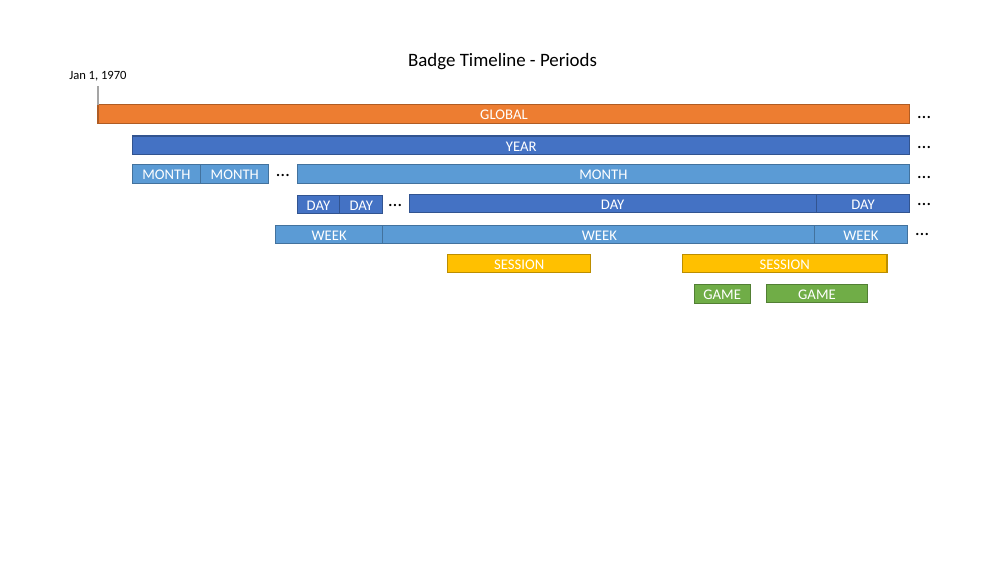
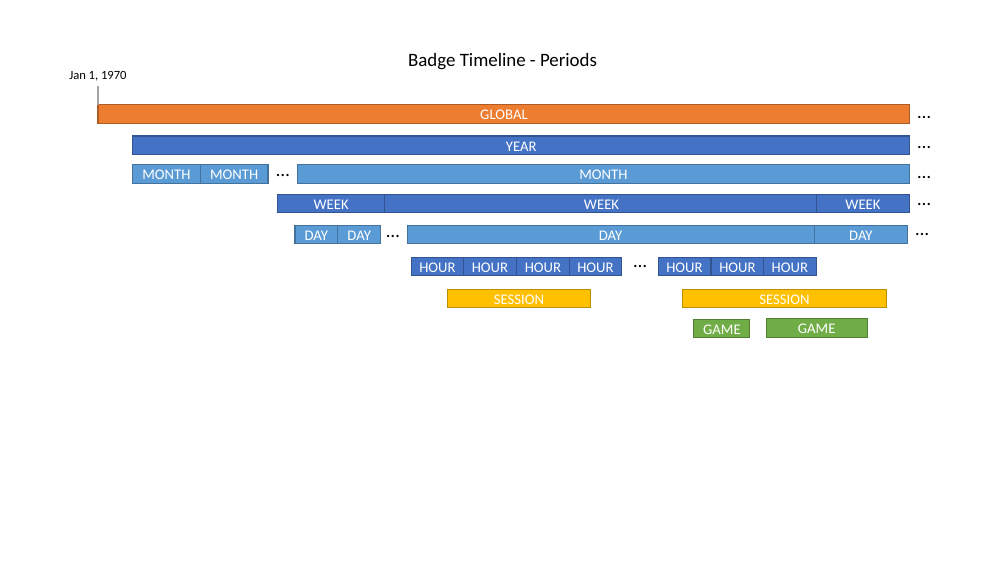
Before and after one commit to rmtuckerphx/badgerific, a slide deck: slide 1 of badges.pptx. Drawn at 1008x567 pixels with LibreOffice and Linux fonts; fonts in the diff are those of the drawing. Boxes give left, top, right and bottom in pixels: in the first picture for what was removed or moved away, otherwise in the second. Text is boxed around its words. In the diff, an @@ line names an element or a change of style, - is before the commit and + after.

```diff
--- a/badges.pptx
+++ b/badges.pptx
@@ rectangle "WEEK": place and size @@
-rectangle "WEEK" at box(276, 225, 383, 243)
+rectangle "WEEK" at box(278, 194, 385, 212)
@@ rectangle "WEEK": place and size @@
-rectangle "WEEK" at box(383, 225, 816, 243)
+rectangle "WEEK" at box(385, 194, 818, 212)
@@ fill #5B9BD5 to #4472C4; outline #43739E 1 pt to #325491 1 pt in 3 elements at box(278, 194, 385, 212), box(385, 194, 818, 212), box(817, 194, 910, 212) @@
@@ rectangle "WEEK": place and size @@
-rectangle "WEEK" at box(814, 225, 908, 243)
+rectangle "WEEK" at box(817, 194, 910, 212)
@@ 3 rectangles, 1 text: place and size @@
-3 rectangles, 1 text at box(297, 184, 816, 214)
+3 rectangles, 1 text at box(295, 214, 814, 244)
@@ fill #4472C4 to #5B9BD5; outline #325491 1 pt to #43739E 1 pt in 4 elements at box(295, 225, 338, 243), box(338, 225, 381, 243), box(408, 225, 814, 243), box(814, 225, 908, 243) @@
@@ rectangle "DAY": place and size @@
-rectangle "DAY" at box(817, 194, 910, 212)
+rectangle "DAY" at box(814, 225, 908, 243)
@@ rectangle added at box(411, 257, 464, 275), fill #4472C4, outline #325491 1 pt, 14 pt, text #FFFFFF @@
+HOUR
@@ rectangle added at box(464, 257, 516, 275), fill #4472C4, outline #325491 1 pt, 14 pt, text #FFFFFF @@
+HOUR
@@ rectangle added at box(517, 257, 569, 275), fill #4472C4, outline #325491 1 pt, 14 pt, text #FFFFFF @@
+HOUR
@@ rectangle added at box(569, 257, 622, 275), fill #4472C4, outline #325491 1 pt, 14 pt, text #FFFFFF @@
+HOUR
@@ text added at box(626, 245, 655, 275), 18 pt, text #000000 @@
+…
@@ rectangle added at box(659, 257, 711, 275), fill #4472C4, outline #325491 1 pt, 14 pt, text #FFFFFF @@
+HOUR
@@ rectangle added at box(712, 257, 764, 275), fill #4472C4, outline #325491 1 pt, 14 pt, text #FFFFFF @@
+HOUR
@@ rectangle added at box(764, 257, 816, 275), fill #4472C4, outline #325491 1 pt, 14 pt, text #FFFFFF @@
+HOUR
@@ 4 rectangles: place and size @@
-4 rectangles at box(448, 255, 888, 303)
+4 rectangles at box(448, 290, 887, 338)
```
Also in this commit, not shown: 1 other file.
